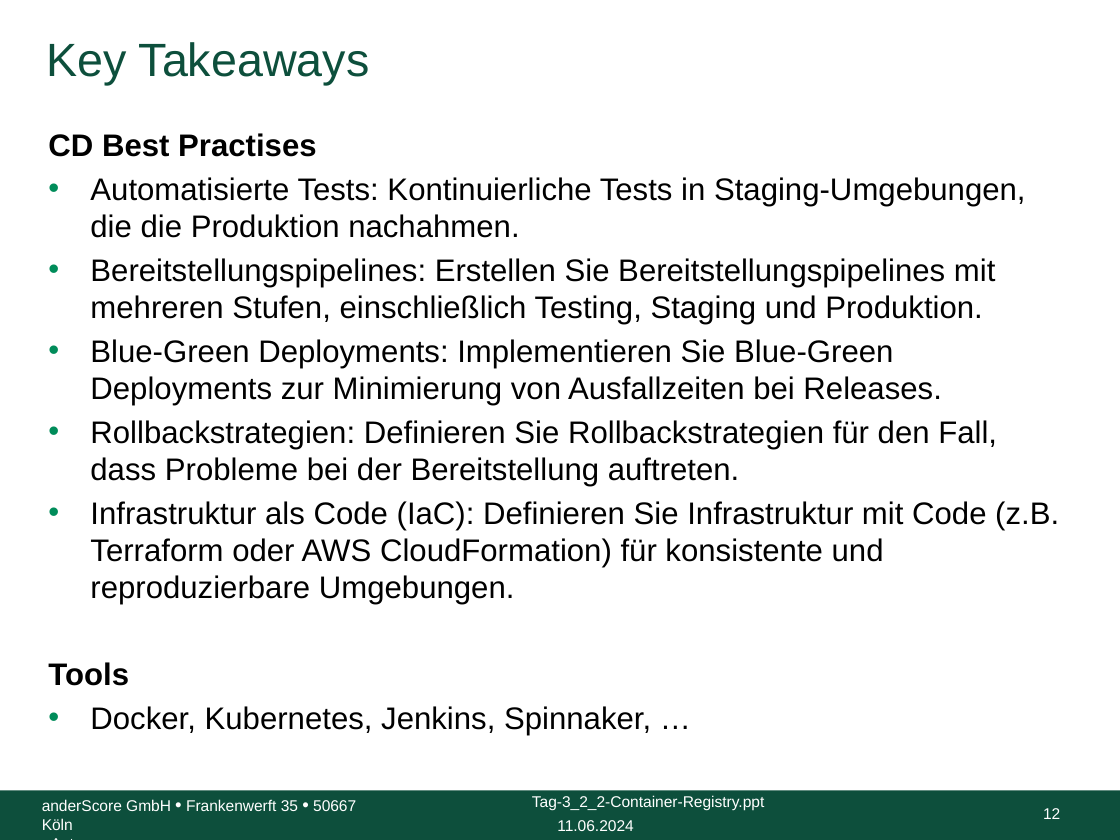
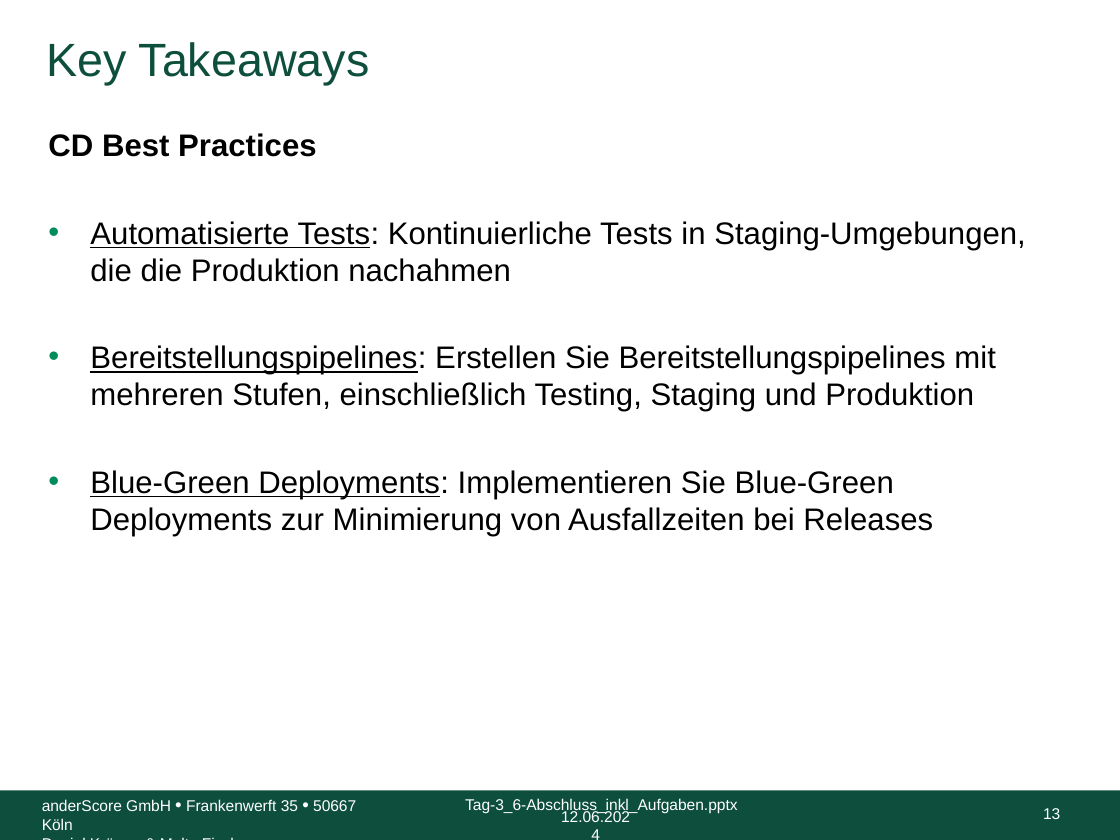
Before and after one commit to anderscore-gmbh/gitlab, a slide deck: slide 13 of slides/Tag-3_6-Abschluss_inkl_Aufgaben.pptx (slide 12 before the commit). Drawn at 1120x840 pixels with LibreOffice and Linux fonts; fonts in the diff are those of the drawing; background and template pictures are left out. Boxes give left, top, right and bottom in pixels: in the first picture for what was removed or moved away, otherwise in the second. Text is boxed around its words. In the diff, an @@ line names an element or a change of style, - is before the commit and + after.

```diff
--- a/slides/Tag-3_6-Abschluss_inkl_Aufgaben.pptx
+++ b/slides/Tag-3_6-Abschluss_inkl_Aufgaben.pptx
@@ text at (48,133,1026,536): text changed @@
-CD Best Practises
-• Automatisierte Tests: Kontinuierliche Tests in Staging-Umgebungen, die die Produktion nachahmen.
-• Bereitstellungspipelines: Erstellen Sie Bereitstellungspipelines mit mehreren Stufen, einschließlich Testing, Staging und Produktion.
-• Blue-Green Deployments: Implementieren Sie Blue-Green Deployments zur Minimierung von Ausfallzeiten bei Releases.
-• Rollbackstrategien: Definieren Sie Rollbackstrategien für den Fall, dass Probleme bei der Bereitstellung auftreten.
-• Infrastruktur als Code (IaC): Definieren Sie Infrastruktur mit Code (z.B. Terraform oder AWS CloudFormation) für konsistente und reproduzierbare Umgebungen.
-Tools
-• Docker, Kubernetes, Jenkins, Spinnaker, …
+CD Best Practices
+• Automatisierte Tests: Kontinuierliche Tests in Staging-Umgebungen, die die Produktion nachahmen
+• Bereitstellungspipelines: Erstellen Sie Bereitstellungspipelines mit mehreren Stufen, einschließlich Testing, Staging und Produktion
+• Blue-Green Deployments: Implementieren Sie Blue-Green Deployments zur Minimierung von Ausfallzeiten bei Releases
@@ text at (42,799,356,830): text changed @@
-<Autor>
+Daniel Krämer & Malte Fischer
@@ text at (465,798,737,813): text changed @@
-Tag-3_2_2-Container-Registry.ppt
+Tag-3_6-Abschluss_inkl_Aufgaben.pptx
@@ text at (561,809,630,822): text changed @@
-11.06.2024
+12.06.2024
@@ page number at (1043,808,1060,819): text changed @@
-12
+13
```
Also in this commit, not shown: 17 other slides changed, 2 slides added, 1 slide removed, 2 other files.
